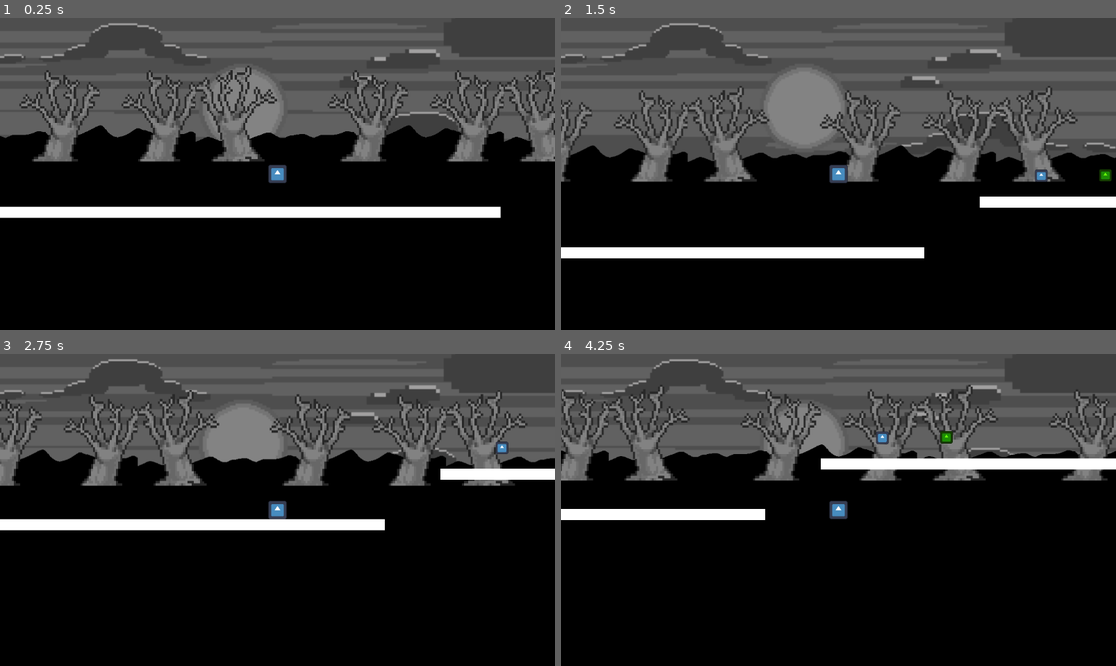
Above: before the commit, frames 1-4 (two rows, left to right).
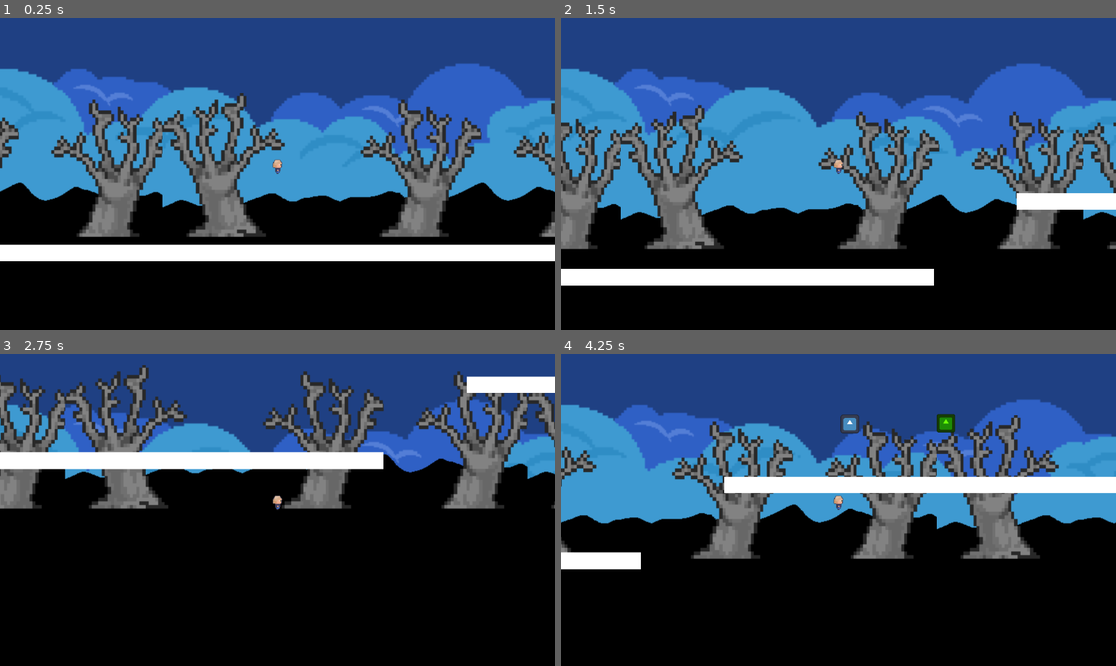
Above: after the commit, the same moments.

Repository: DeadElephant516/SakuraGrove
Game: Godot game, scene res://Scenes/TestScene/test_scene.tscn
Same seed, same stepped clock (60 frames per second), same inputs: the game is played once before the commit and once after it. The engine's default icon, where the game draws it, is replaced by a stand-in: a white triangle on a blue panel in a dark square.
Inputs (mouse positions are in pixels of both pictures, inside the frame that each line leads up to):
- Up to frame 1 (0.25 s): no input
- Up to frame 2 (1.5 s): move the mouse to (960, 158) at 0.52 s; hold Right mouse button (glide) 0.53-1.28 s; hold D (right) from 0.53 s (still down); tap Space (jump) at 0.77 s; move the mouse to (727, 189) at 1.27 s; right-click (727, 189) at 1.35 s
- Up to frame 3 (2.75 s): tap Space (jump) at 1.52 s; move the mouse to (333, 441) at 2.02 s; release D (right) at 2.03 s; hold A (left) from 2.03 s (still down); hold Right mouse button (glide) from 2.03 s (still down)
- Up to frame 4 (4.25 s): move the mouse to (810, 572) at 2.77 s; release A (left) at 2.78 s; release Right mouse button (glide) at 2.78 s; hold D (right) from 2.78 s (still down); right-click (810, 572) at 2.85 s; tap Space (jump) at 3.02, 3.77 s; move the mouse to (1005, 556) at 3.52 s; hold Right mouse button (glide) from 3.53 s (still down)

The runs differ from the first frame. In frame 1, 67% of the frame differs, in the area x 0-100%, y 0-78%; in frame 2, 69%, in the area x 0-100%, y 0-86%; in frame 3, 42%; in frame 4, 56%.

Commit message:
Mills first art pieces/Unsure what to use for player sprite2d vs animatedsprite2d

Diff:
--- a/Globals/PlayerData.gd
+++ b/Globals/PlayerData.gd
@@ -2,7 +2,7 @@
 
 var can_double_jump: bool = false
 var can_glide: bool = false
-
+var max_glide_time: float = 2.0
 
 
 ### Helper functions above to manipulate the player data and flags ####
--- a/Scenes/ParallaxScenes/parallax.tscn
+++ b/Scenes/ParallaxScenes/parallax.tscn
@@ -1,7 +1,7 @@
 [gd_scene load_steps=4 format=3 uid="uid://dqpwfo1vqtpo2"]
 
-[ext_resource type="Texture2D" uid="uid://dbw585m1ngj3y" path="res://Art/SKY.png" id="1_cwgoq"]
-[ext_resource type="Texture2D" uid="uid://4401wkikpext" path="res://Art/TREES2.png" id="2_je11x"]
+[ext_resource type="Texture2D" uid="uid://csxilbvn0hqox" path="res://Art/BackgroundArt/Backdrop.png" id="1_je11x"]
+[ext_resource type="Texture2D" uid="uid://4401wkikpext" path="res://Art/BackgroundArt/TREES2.png" id="2_je11x"]
 
 [sub_resource type="CanvasTexture" id="CanvasTexture_je11x"]
 
@@ -11,9 +11,9 @@
 scroll_scale = Vector2(0, 0)
 
 [node name="Sprite2D" type="Sprite2D" parent="Sky"]
-position = Vector2(-83, -21)
-scale = Vector2(2, 2)
-texture = ExtResource("1_cwgoq")
+position = Vector2(0, -3)
+scale = Vector2(1.82344, 1.83333)
+texture = ExtResource("1_je11x")
 centered = false
 
 [node name="Trees" type="Parallax2D" parent="."]
@@ -22,7 +22,7 @@
 repeat_times = 3
 
 [node name="Sprite2D" type="Sprite2D" parent="Trees"]
-position = Vector2(179, 269)
+position = Vector2(190, 382)
 texture = ExtResource("2_je11x")
 centered = false
 
--- a/Scenes/PlayerScene/player.gd
+++ b/Scenes/PlayerScene/player.gd
@@ -11,7 +11,7 @@
 var jumps_made: int = 0
 var max_jumps: int = 2
 var is_gliding: bool = false
-var max_glide_time: float = 2.0
+var max_glide_time: float = PlayerData.max_glide_time
 var remaining_glide_time: float = 0.0
 
 
--- a/Scenes/PlayerScene/player.tscn
+++ b/Scenes/PlayerScene/player.tscn
@@ -1,20 +1,25 @@
 [gd_scene load_steps=4 format=3 uid="uid://buryko0xq5e0y"]
 
 [ext_resource type="Script" uid="uid://bq3r04gb5vyhy" path="res://Scenes/PlayerScene/player.gd" id="1_44xdq"]
-[ext_resource type="Texture2D" uid="uid://btxtih47bxifc" path="res://icon.svg" id="1_e30bl"]
+[ext_resource type="Texture2D" uid="uid://7dafle6kqpbu" path="res://Art/PlayerArt/player.png" id="2_44xdq"]
 
-[sub_resource type="RectangleShape2D" id="RectangleShape2D_e30bl"]
-size = Vector2(36, 37)
+[sub_resource type="RectangleShape2D" id="RectangleShape2D_kbykq"]
+size = Vector2(6.5, 11)
 
 [node name="Player" type="CharacterBody2D"]
 script = ExtResource("1_44xdq")
 
 [node name="Sprite2D" type="Sprite2D" parent="."]
+position = Vector2(-7, -21)
 scale = Vector2(0.3, 0.3)
-texture = ExtResource("1_e30bl")
+texture = ExtResource("2_44xdq")
+centered = false
+hframes = 10
+vframes = 7
 
 [node name="CollisionShape2D" type="CollisionShape2D" parent="."]
-position = Vector2(0, 0.5)
-shape = SubResource("RectangleShape2D_e30bl")
+position = Vector2(0, -6.5)
+shape = SubResource("RectangleShape2D_kbykq")
 
 [node name="Camera2D" type="Camera2D" parent="."]
+zoom = Vector2(1.5, 1.5)
--- a/Scenes/TestScene/test_scene.tscn
+++ b/Scenes/TestScene/test_scene.tscn
@@ -16,6 +16,7 @@
 [node name="TestScene" type="Node2D"]
 
 [node name="Platforms" type="Node2D" parent="."]
+position = Vector2(-46, 30)
 
 [node name="StaticBody2D" type="StaticBody2D" parent="Platforms"]
 position = Vector2(-582, 732)
@@ -76,6 +77,7 @@
 [node name="StaticBody2D" type="StaticBody2D" parent="Borders"]
 
 [node name="CollisionShape2D" type="CollisionShape2D" parent="Borders/StaticBody2D"]
+position = Vector2(0, 88)
 shape = SubResource("WorldBoundaryShape2D_4a7y3")
 
 [node name="GlideEnabler" parent="." instance=ExtResource("3_boajs")]
Binary file added: Art/BackgroundArt/Backdrop.png
Not shown, added: Art/BackgroundArt/Backdrop.png.import
Renamed: Art/CROSS.png -> Art/BackgroundArt/CROSS.png
Not shown, changed: Art/BackgroundArt/CROSS.png.import
Renamed: Art/SKY.png -> Art/BackgroundArt/SKY.png
Not shown, changed: Art/BackgroundArt/SKY.png.import
Renamed: Art/TREES2.png -> Art/BackgroundArt/TREES2.png
Not shown, added: Art/BackgroundArt/TREES2.png.import
Binary file added: Art/PlayerArt/player.png
Not shown, changed: Art/PlayerArt/player.png.import
